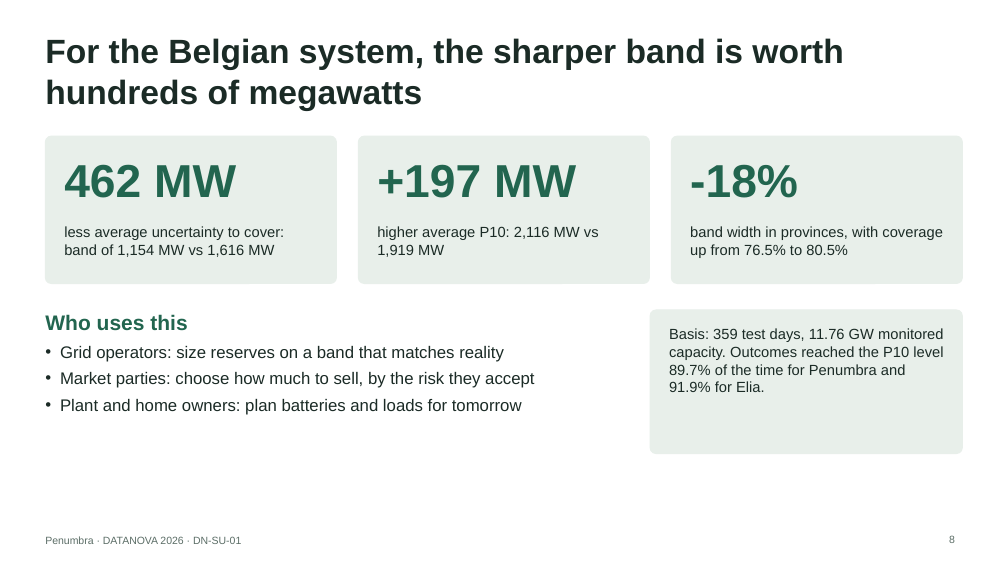
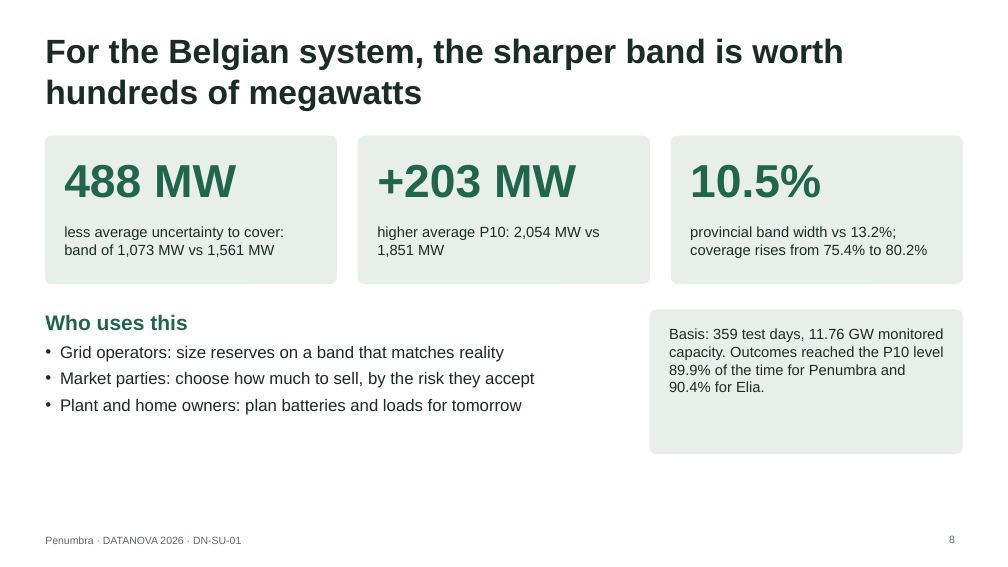
Before and after one commit to yy5652-hash/penumbra, a slide deck: slide 8 of site/Penumbra_DATANOVA_2026.pptx. Drawn at 1008x567 pixels with LibreOffice and Linux fonts; fonts in the diff are those of the drawing. Boxes give left, top, right and bottom in pixels: in the first picture for what was removed or moved away, otherwise in the second. Text is boxed around its words. In the diff, an @@ line names an element or a change of style, - is before the commit and + after.

```diff
--- a/site/Penumbra_DATANOVA_2026.pptx
+++ b/site/Penumbra_DATANOVA_2026.pptx
@@ text at [64,164,236,198]: text changed @@
-462 MW
+488 MW
@@ text at [377,164,576,198]: text changed @@
-+197 MW
++203 MW
@@ text at [690,164,821,198]: text changed @@
--18%
+10.5%
@@ text at [64,226,284,257]: text changed @@
-less average uncertainty to cover: band of 1,154 MW vs 1,616 MW
+less average uncertainty to cover: band of 1,073 MW vs 1,561 MW
@@ text at [377,226,600,257]: text changed @@
-higher average P10: 2,116 MW vs 1,919 MW
+higher average P10: 2,054 MW vs 1,851 MW
@@ text at [690,226,928,258]: text changed @@
-band width in provinces, with coverage up from 76.5% to 80.5%
+provincial band width vs 13.2%; coverage rises from 75.4% to 80.2%
@@ text at [669,328,943,392]: text changed @@
-Basis: 359 test days, 11.76 GW monitored capacity. Outcomes reached the P10 level 89.7% of the time for Penumbra and 91.9% for Elia.
+Basis: 359 test days, 11.76 GW monitored capacity. Outcomes reached the P10 level 89.9% of the time for Penumbra and 90.4% for Elia.
```
Also in this commit, not shown: 7 other slides changed, 16 other files.
